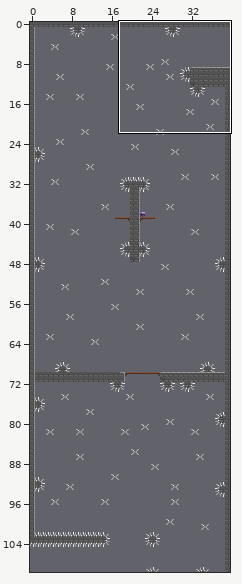
An edit to a level. Tiled map (JSON), Bin/Levels/Level_35.json. Above: a wide view before the commit, with the close-up outlined.
Close-up. Before the edit:
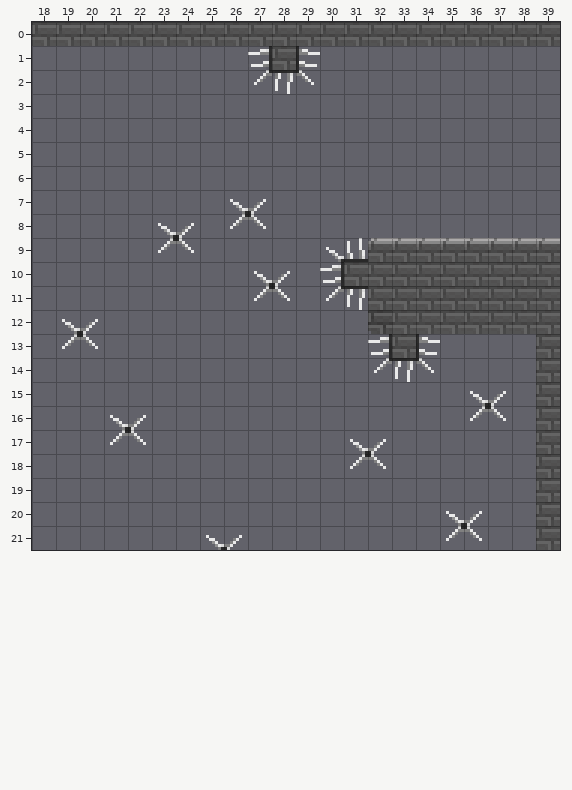
Cells are 8x8 px. Shown: x 18..39, y 0..21. The commit also changed other parts of the map, which this record leaves out.
The same view after the edit:
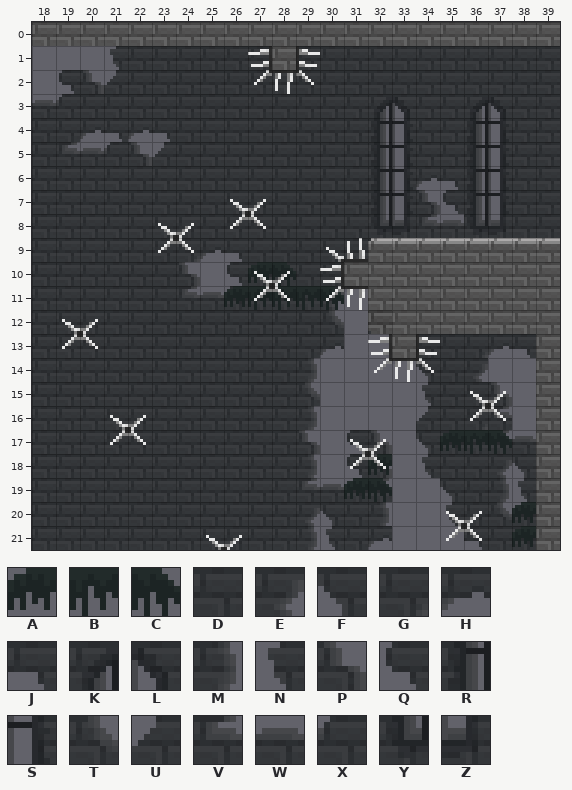
Key: from "passontileset": A 15, B 46, C 47, D 90, E 115, F 116, G 117, H 118, J 119, K 122, L 123, M 147, N 148, P 149, Q 151, R 154, S 155, T 179, U 180, V 181, W 182, X 183, Y 186, Z 187.
_ is an empty cell.
The exact change:
{"where": "layer \"BG1\""}
{"y":1,"x":21,"old":"_______","new":"NDDDDDD"}
{"y":1,"x":29,"old":"___________","new":"DDDDDDDDDDD"}
{"y":2,"x":19,"old":"_____________________","new":"QPUDDDDDDDDDDDDDDDDDD"}
{"y":3,"x":18,"old":"______________________","new":"WXDDDDDDDDDDDDKLDDKLDD"}
{"y":4,"x":18,"old":"______________________","new":"DDHJHJDDDDDDDDRSDDRSDD"}
{"y":5,"x":18,"old":"______________________","new":"DVWXPUDDDDDDDDRSDDRSDD"}
{"y":6,"x":18,"old":"______________________","new":"DDDDDDDDDDDDDDRSHJRSDD"}
{"y":7,"x":18,"old":"______________________","new":"DDDDDDDDDDDDDDRSPQRSDD"}
{"y":8,"x":18,"old":"______________________","new":"DDDDDDDDDDDDDDYZVWYZDD"}
{"y":9,"x":18,"old":"_______________","new":"DDDDDDGHJDDDDDD"}
{"y":10,"x":18,"old":"_______","new":"DDDDDDP"}
{"y":10,"x":26,"old":"_____","new":"QDDDD"}
{"y":11,"x":18,"old":"_____________","new":"DDDDDDVWXDDDE"}
{"y":12,"x":18,"old":"_____________","new":"DDDDDDDDDDDDT"}
{"y":12,"x":32,"old":"_","new":"D"}
{"y":13,"x":18,"old":"_____________","new":"DDDDDDDDDDDDH"}
{"y":13,"x":34,"old":"_____","new":"DDGHJ"}
{"y":14,"x":18,"old":"____________","new":"DDDDDDDDDDDM"}
{"y":14,"x":34,"old":"___","new":"FDE"}
{"y":15,"x":18,"old":"____________","new":"DDDDDDDDDDDT"}
{"y":15,"x":34,"old":"____","new":"NDGP"}
{"y":16,"x":18,"old":"____________","new":"DDDDDDDDDDDM"}
{"y":16,"x":34,"old":"____","new":"UDGV"}
{"y":17,"x":18,"old":"____________","new":"DDDDDDDDDDDP"}
{"y":17,"x":31,"old":"__","new":"QP"}
{"y":17,"x":34,"old":"_____","new":"FDDVW"}
{"y":18,"x":18,"old":"____________","new":"DDDDDDDDDDDM"}
{"y":18,"x":31,"old":"__","new":"QP"}
{"y":18,"x":34,"old":"_____","new":"NDDEF"}
{"y":19,"x":18,"old":"_______________","new":"DDDDDDDDDDDVWUV"}
{"y":19,"x":35,"old":"____","new":"FDMN"}
{"y":20,"x":18,"old":"_______________","new":"DDDDDDDDDDDEFDM"}
{"y":20,"x":35,"old":"____","new":"NDTU"}
{"y":21,"x":18,"old":"_______________","new":"DDDDDDDDDDDMNDH"}
{"y":21,"x":36,"old":"___","new":"JDD"}
{"where": "layer \"BG2\""}
{"y":10,"x":27,"old":"__","new":"AC"}
{"y":11,"x":26,"old":"_____","new":"ABBBC"}
{"y":17,"x":35,"old":"___","new":"ABC"}
{"y":18,"x":32,"old":"_","new":"A"}
{"y":19,"x":31,"old":"__","new":"AC"}
{"y":20,"x":38,"old":"_","new":"A"}
{"y":21,"x":38,"old":"_","new":"A"}
{"label":"added","picture_box":[32,46,560,550]}
